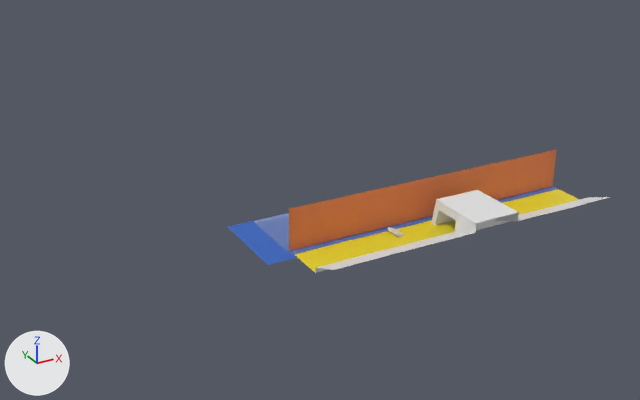
The Blender file Assets/Scenes/Scene_2/Scene_2.blend as it was, and as the next commit left it.
Rendered twice from a 50 mm lens placed at (-384.0, -381.0, 225.0), pointed at (-130.0, 81.0, -6.0). Every picture has the same lights, and +X, +Y and +Z are marked at lower left.

Script lines for the objects in view, before the commit:
```python
me_plane_001 = bpy.data.meshes.new('Plane.001')
me_plane_001.from_pydata([(6.15, 0.6, -0.03), (-7.91, 0.6, -0.03), (6.15, 1.55, -0.03), (-7.91, 1.55, -0.03)], [], [(0, 2, 3, 1)])
me_plane_001.materials.append(mat_blue_trans)  # blue #166fe7
me_plane_003 = bpy.data.meshes.new('Plane.003')
me_plane_003.from_pydata(...)  # 66 vertices, 32 faces; spans x -6.7..6.15, y 0.79, z -0.05..1.71
me_plane_003.polygons.foreach_set('use_smooth', [True] * 32)
me_plane_003.materials.append(mat_brown_trans)  # orange #e77f46
me_plane_004 = bpy.data.meshes.new('Plane.004')
me_plane_004.from_pydata(...)  # 143 vertices, 109 faces; spans x -6.7..6.15, y -2.5..0.24, z -0.04..1.12
me_plane_004.polygons.foreach_set('use_smooth', [True] * 109)
me_plane_004.materials.append(mat_brown)  # white #e7e7e7
ob_plane_002 = bpy.data.objects.new('Plane.002', me_plane_003)
ob_plane_002.location = (-85.6, 3.1, 0.0)
ob_plane_002.scale = (15.0, 15.0, 15.0)
_m = ob_plane_002.modifiers.new('EdgeSplit', 'EDGE_SPLIT')
_m.use_edge_sharp = False
ob_plane_003 = bpy.data.objects.new('Plane.003', me_plane_004)
ob_plane_003.location = (-85.6, 3.1, 0.0)
ob_plane_003.scale = (15.0, 15.0, 15.0)
_m = ob_plane_003.modifiers.new('EdgeSplit', 'EDGE_SPLIT')
_m.use_edge_sharp = False
ob_water_1 = bpy.data.objects.new('water_1', me_plane_001)
ob_water_1.location = (-85.6, -29.0, 0.5)
ob_water_1.scale = (15.0, 57.8, 15.0)
# also in view: 'Plane' at (-90.0, 24.0, -1.0)
```
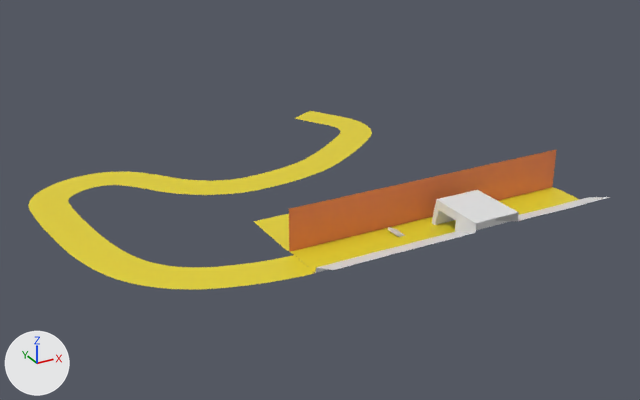
Changed parts and their boxes [x1, y1, x2, y2] in the pictures (640 x 400 px):
'BezierCurve', added (yellow): after [28, 111, 372, 290]
'water_1', hidden: before [227, 186, 557, 265]

The change, as a diff of the scene's bpy script:
```diff
--- a/Assets/Scenes/Scene_2/Scene_2.blend.py
+++ b/Assets/Scenes/Scene_2/Scene_2.blend.py
@@ me_plane_001 @@
 me_plane_001.from_pydata(...)  # 4 vertices, 1 face; spans x -7.91..6.15, y 0.6..1.55, z -0.03
 # used by ob_water_1; location = (-85.6, -29.0, 0.5); scale = (15.0, 57.8, 15.0)
-me_plane_001.vertices[0].co = (6.15, 0.6, -0.03)  # pixel (562, 191)
-me_plane_001.vertices[1].co = (-7.91, 0.6, -0.03)  # pixel (267, 265)
-me_plane_001.vertices[2].co = (6.15, 1.55, -0.03)
-me_plane_001.vertices[3].co = (-7.91, 1.55, -0.03)  # pixel (226, 226)
+# me_plane_001 part 1
+me_plane_001.vertices[0].co = (6.15, 0.23, -0.03)  # pixel (586, 202)
+me_plane_001.vertices[1].co = (-13.57, 0.23, -0.03)
+me_plane_001.vertices[2].co = (6.15, 3.75, -0.03)
+me_plane_001.vertices[3].co = (-13.57, 3.75, -0.03)
 me_plane_001.materials.append(mat_blue_trans)
@@ cu_plane_005 @@
+cu_plane_005 = bpy.data.curves.new('Plane.005', 'CURVE')
+cu_plane_005.dimensions = '3D'
+_sp = cu_plane_005.splines.new('POLY'); _sp.points.add(4)
+_sp.points.foreach_set('co', [-12.0, 0.0, 0.024, 0.0, -6.0, 0.0, -0.0244, 0.0, 0.0, 0.0000197, 0.0376, 0.0, 6.0, 0.0000127, 0.0369, 0.0, 12.0, 0.0, -0.074, 0.0])
+_sp.points.foreach_set('radius', [15.0, 15.0, 15.0, 15.0, 15.0])
+_sp.order_v = 0
+_sp.resolution_v = 0
+_sp.use_endpoint_u = True
+_sp.use_smooth = False
+cu_plane_005.fill_mode = 'FULL'
@@ cu_beziercurve @@
+cu_beziercurve = bpy.data.curves.new('BezierCurve', 'CURVE')
+cu_beziercurve.dimensions = '3D'
+_sp = cu_beziercurve.splines.new('BEZIER'); _sp.bezier_points.add(14)
+_sp.bezier_points.foreach_set('co', [-0.0000153, -12.0, -0.0308, -40.12, -5.589, -0.0154, -75.64, 14.99, 0.0, -94.71, 55.08, 0.0, -100.6, 92.88, 0.0, -102.8, 132.9, 0.0, -84.92, 156.4, 0.0, -51.78, 156.2, 0.0, -23.28, 126.0, 0.0, 18.64, 104.8, 0.0, 63.69, 110.8, 0.0, 101.5, 130.2, 0.0, 130.5, 153.1, 0.0, 136.3, 186.1, 0.0, 119.3, 217.3, 0.0])
+_sp.bezier_points.foreach_set('handle_left', [1.0, -12.0, -0.0308, -27.28, -9.316, -0.0247, -64.68, 3.394, 0.0, -91.49, 41.12, 0.0, -99.11, 80.52, 0.0, -103.2, 118.9, 0.0, -95.03, 151.6, 0.0, -62.17, 162.1, 0.0, -32.94, 136.6, 0.0, 3.493, 105.5, 0.0, 52.57, 106.9, 0.0, 88.16, 121.7, 0.0, 117.6, 142.2, 0.0, 141.2, 175.5, 0.0, 125.7, 205.3, 0.0])
+_sp.bezier_points.foreach_set('handle_right', [-12.25, -12.0, -0.0308, -53.09, -1.826, -0.00607, -86.34, 26.31, 0.0, -98.2, 68.88, 0.0, -102.2, 105.5, 0.0, -102.6, 142.7, 0.0, -74.82, 161.3, 0.0, -38.97, 148.8, 0.0, -13.63, 115.3, 0.0, 31.63, 104.1, 0.0, 79.43, 114.9, 0.0, 115.1, 140.0, 0.0, 139.7, 162.5, 0.0, 129.6, 199.2, 0.0, 113.6, 227.7, 0.0])
+for _p, _l, _r in zip(_sp.bezier_points, ['ALIGNED', 'ALIGNED', 'ALIGNED', 'ALIGNED', 'ALIGNED', 'ALIGNED', 'ALIGNED', 'ALIGNED', 'ALIGNED', 'FREE', 'FREE', 'FREE', 'FREE', 'FREE', 'FREE'], ['ALIGNED', 'ALIGNED', 'ALIGNED', 'FREE', 'FREE', 'FREE', 'ALIGNED', 'ALIGNED', 'ALIGNED', 'FREE', 'FREE', 'FREE', 'FREE', 'FREE', 'VECTOR']): _p.handle_left_type = _l; _p.handle_right_type = _r
+_sp.order_u = 0
+_sp.order_v = 0
+_sp.resolution_u = 6
+cu_beziercurve.materials.append(mat_yellow)  # yellow #e7d42d
+cu_beziercurve.use_path = True
+cu_beziercurve.bevel_mode = 'OBJECT'
+cu_beziercurve.bevel_profile.use_clip = True
+cu_beziercurve.bevel_depth = 1.42
+cu_beziercurve.resolution_u = 6
+cu_beziercurve.fill_mode = 'FULL'
+cu_beziercurve.bevel_object = ob_road_backbone
@@ ob_water_1 @@
 ob_water_1.scale = (15.0, 57.8, 15.0)
+ob_water_1.hide_set(True)
@@ ob_road_backbone @@
+ob_road_backbone = bpy.data.objects.new('Road_Backbone', cu_plane_005)
+ob_road_backbone.location = (0.0, 0.0, 0.0)
@@ ob_beziercurve @@
+ob_beziercurve = bpy.data.objects.new('BezierCurve', cu_beziercurve)
+ob_beziercurve.location = (-186.1, 9.0, 0.0)
```
